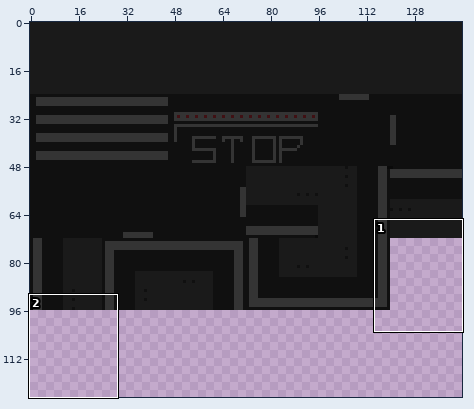
Sprite sheet -- art/dark alley/Dark Alley Floors.png. The first picture is a wide view before the edit; the outline marks the close-up.
Close-up. Earlier state:
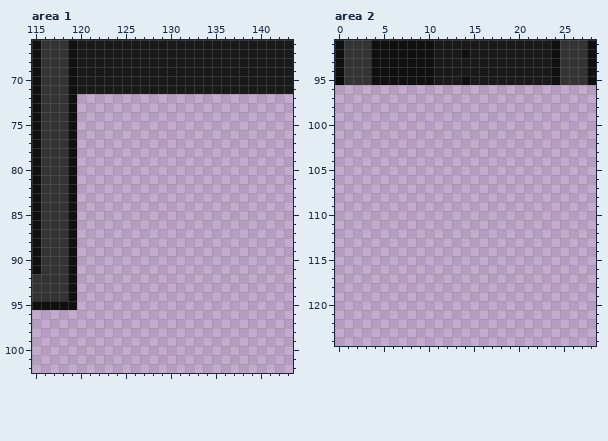
The file is 144x144 pixels. Colours within 5 levels of each other are drawn and written as one. Shown: area 1: x 115..143, y 66..102; area 2: x 0..28, y 91..124. The wide view leaves out empty margins.
After:
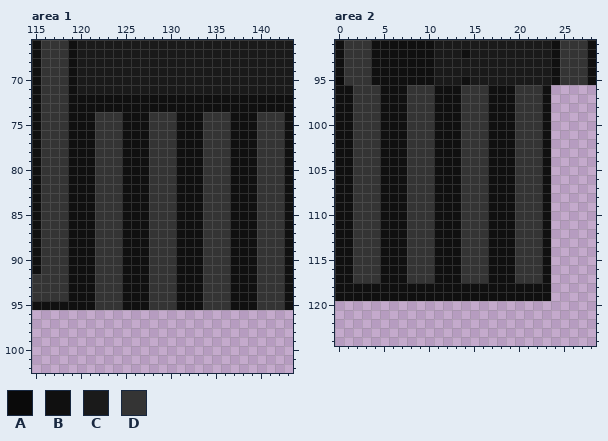
Palette (. is transparent): A #0a0a0a  B #101010  C #1a1a1a  D #343434
Log entry: Added horizontal crosswalk and dark alley map is bigger
The exact change:
Changed rows in their new state; - is an unchanged pixel.
Area 1:
first column x 120:
 72 BBBBBBBBBBBBBBBBBBBBBBBB
 73 BBBBBBBBBBBBBBBBBBBBBBBB
 74 BBDDDBBBDDDBBBDDDBBBDDDB
 75 BBDDDBBBDDDBBBDDDBBBDDDB
 76 BBDDDBBBDDDBBBDDDBBBDDDB
 77 BBDDDBBBDDDBBBDDDBBBDDDB
 78 BBDDDBBBDDDBBBDDDBBBDDDB
 79 BBDDDBBBDDDBBBDDDBBBDDDB
 80 BBDDDBBBDDDBBBDDDBBBDDDB
 81 BBDDDBBBDDDBBBDDDBBBDDDB
 82 BBDDDBBBDDDBBBDDDBBBDDDB
 83 BBDDDBBBDDDBBBDDDBBBDDDB
 84 BBDDDBBBDDDBBBDDDBBBDDDB
 85 BBDDDBBBDDDBBBDDDBBBDDDB
 86 BBDDDBBBDDDBBBDDDBBBDDDB
 87 BBDDDBBBDDDBBBDDDBBBDDDB
 88 BBDDDBBBDDDBBBDDDBBBDDDB
 89 BBDDDBBBDDDBBBDDDBBBDDDB
 90 BBDDDBBBDDDBBBDDDBBBDDDB
 91 BBDDDBBBDDDBBBDDDBBBDDDB
 92 BBDDDBBBDDDBBBDDDBBBDDDB
 93 BBDDDBBBDDDBBBDDDBBBDDDB
 94 BBDDDBBBDDDBBBDDDBBBDDDB
 95 BBDDDBBBDDDBBBDDDBBBDDDB
Area 2:
first column x 0:
 96 BBDDDBBBDDDBBBDDDBBBDDDB
 97 BBDDDBBBDDDBBBDDDBBBDDDB
 98 BBDDDBBBDDDBBBDDDBBBDDDB
 99 BBDDDBBBDDDBBBDDDBBBDDDB
100 BBDDDBBBDDDBBBDDDBBBDDDB
101 BBDDDBBBDDDBBBDDDBBBDDDB
102 BBDDDBBBDDDBBBDDDBBBDDDB
103 BBDDDBBBDDDBBBDDDBBBDDDB
104 BBDDDBBBDDDBBBDDDBBBDDDB
105 BBDDDBBBDDDBBBDDDBBBDDDB
106 BBDDDBBBDDDBBBDDDBBBDDDB
107 BBDDDBBBDDDBBBDDDBBBDDDB
108 BBDDDBBBDDDBBBDDDBBBDDDB
109 BBDDDBBBDDDBBBDDDBBBDDDB
110 BBDDDBBBDDDBBBDDDBBBDDDB
111 BBDDDBBBDDDBBBDDDBBBDDDB
112 BBDDDBBBDDDBBBDDDBBBDDDB
113 BBDDDBBBDDDBBBDDDBBBDDDB
114 BBDDDBBBDDDBBBDDDBBBDDDB
115 BBDDDBBBDDDBBBDDDBBBDDDB
116 BBDDDBBBDDDBBBDDDBBBDDDB
117 BBDDDBBBDDDBBBDDDBBBDDDB
118 BBBBBBBBBBBBBBBBBBBBBBBB
119 BBBBBBBBBBBBBBBBBBBBBBBB
Pixel boxes of the changes (left, top, right, bottom) in both close-ups:
added: (77, 94, 293, 310)
added: (335, 85, 551, 301)
